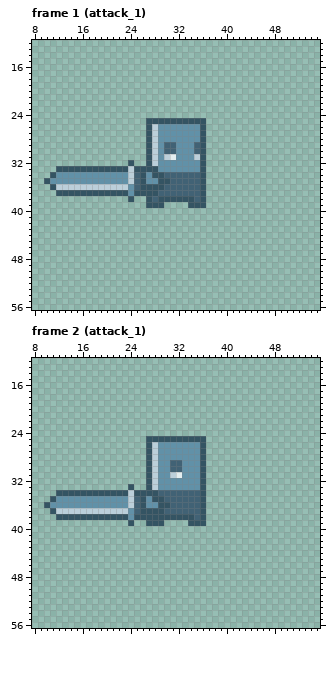
Pixel-art file, stored at Game_Project/ProtoType_v1/assets/animation/player.ase. The picture above was drawn from the file before the commit.
64x64 pixels, 38 frames. Shown: frame 1 (attack_1): x 8..55, y 12..56; frame 2 (attack_1): x 8..55, y 12..56. The commit also changed other frames, which this record leaves out.
Now the later version:
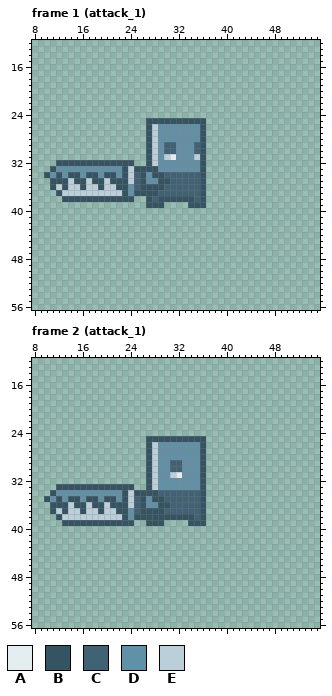
Palette (. is transparent): A #e4eef0  B #345463  C #416275  D #6191a8  E #bbcfda
Change:
layer "weaponthrust2/object" added
layer "weapon/object" removed
Frame 1 (attack_1):
y 32: x 12..23 ............ -> BBBBBBBBBBBB
y 33: x 11..22 .BBBBBBBBBBB -> BDDDDDDDDDDD
y 34: x 10..12 .BD -> BDB; x 14..15 DD -> BB; x 17..18 DD -> BB; x 20..21 DD -> BB; x 23 D -> B
y 35: x 10..23 BDDDDDDDDDDDDD -> .BBBEBBEBBEBBB
y 36: x 13 E -> B; x 16 E -> B; x 19 E -> B; x 22..23 EE -> BB
y 37: x 13..22 BBBBBBBBBB -> EEEEEEEEEE
y 38: x 13..23 ........... -> BBBBBBBBBBB
Frame 2 (attack_1):
y 33: x 12..23 ............ -> BBBBBBBBBBBB
y 34: x 11..22 .BBBBBBBBBBB -> BDDDDDDDDDDD
y 35: x 10..12 .BD -> BDB; x 14..15 DD -> BB; x 17..18 DD -> BB; x 20..21 DD -> BB; x 23 D -> B
y 36: x 10..23 BDDDDDDDDDDDDD -> .BBBEBBEBBEBBB
y 37: x 13 E -> B; x 16 E -> B; x 19 E -> B; x 22..23 EE -> BB
y 38: x 13..22 BBBBBBBBBB -> EEEEEEEEEE
y 39: x 13..23 ........... -> BBBBBBBBBBB
